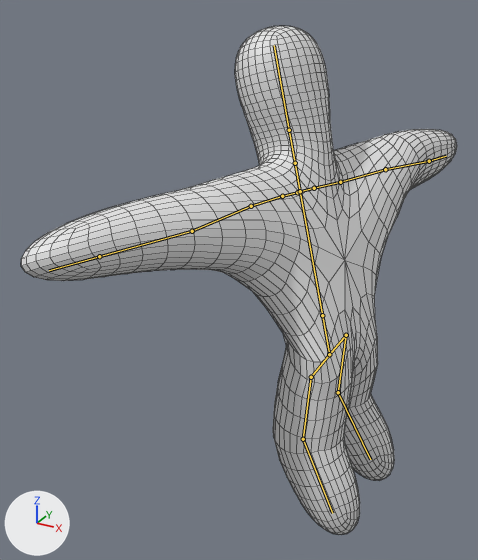
The FBX model Eska-p/Assets/Prefabs/Accesibilidad.fbx, before and after one commit.
One viewpoint serves both versions: a 50 mm camera at (4.83, -13.49, 10.53) aimed at (-2.37, -0.4, 3.98). Arrows for +X, +Y and +Z are at lower left; the lights stay in place. The older version comes first. Both versions are drawn at frame 24 of the action 'Esqueleto|Caminar'; the numbers are the values there. The bones that change, and the others that lie on the model, are drawn over the model as lines. Mesh edges are drawn as thin lines.

Names of what the first picture shows: 'Cubo.001'.
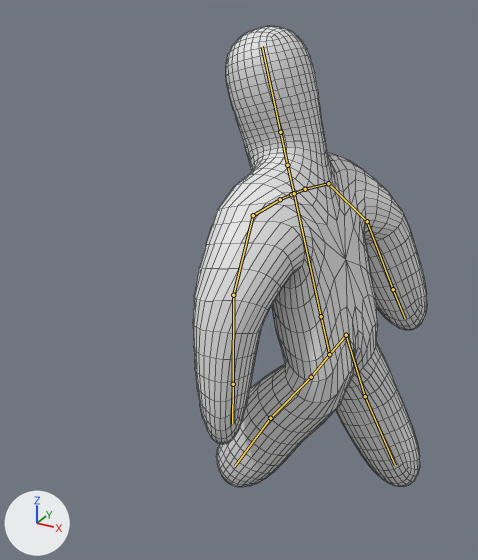
Changed parts and their boxes [x1, y1, x2, y2] in the pictures (478 x 560 px):
'Cubo.001', posed (46% narrower, 9% shorter)
    before: [21, 26, 457, 535]
    after: [193, 26, 427, 487]
bone 'Hueso', root to tip
    before: (329, 354) to (322, 315)
    after: (329, 354) to (321, 316)
bone 'Hueso.003', root to tip
    before: (314, 188) to (340, 182)
    after: (305, 189) to (328, 183)
bone 'Hueso.004', root to tip
    before: (340, 182) to (385, 169)
    after: (328, 183) to (367, 221)
bone 'Hueso.005', root to tip
    before: (385, 169) to (429, 161)
    after: (367, 221) to (393, 289)
bone 'Hueso.014', root to tip
    before: (282, 196) to (251, 206)
    after: (280, 199) to (253, 215)
bone 'Hueso.015', root to tip
    before: (251, 206) to (192, 231)
    after: (253, 215) to (233, 295)
bone 'Hueso.016', root to tip
    before: (192, 231) to (99, 256)
    after: (233, 295) to (233, 384)
bone 'Hueso.008', root to tip
    before: (346, 335) to (338, 392)
    after: (346, 335) to (365, 396)
bone 'Hueso.009', root to tip
    before: (338, 392) to (370, 459)
    after: (365, 396) to (395, 465)
bone 'Hueso.011', root to tip
    before: (311, 377) to (303, 439)
    after: (311, 377) to (270, 418)
bone 'Hueso.012', root to tip
    before: (303, 439) to (332, 513)
    after: (270, 418) to (235, 466)

What the commit changed:
Bone 'Hueso' (bone_hueso) turns from (-6, -19, 18) to (-3, -9, 17) degrees about its own x, y and z.
Bone 'Hueso.003' (bone_hueso_003) turns from (-2, -24, 3) to (-5, -26, 0) degrees about its own x, y and z.
Bone 'Hueso.004' (bone_hueso_004) turns from (0, 4, -4) to (-43, 19, 1) degrees about its own x, y and z.
Bone 'Hueso.005' (bone_hueso_005) turns from (-2, -24, 5) to (-31, -15, 13) degrees about its own x, y and z.
Bone 'Hueso.014' (bone_hueso_014) turns from (-2, 0, 0) to (-7, 11, -5) degrees about its own x, y and z.
Bone 'Hueso.015' (bone_hueso_015) turns from (3, -4, 3) to (-18, 20, 44) degrees about its own x, y and z.
Bone 'Hueso.016' (bone_hueso_016) turns from (-7, 10, -6) to (-17, 21, 12) degrees about its own x, y and z.
Bone 'Hueso.007' (bone_hueso_007) turns from (0, -28, 0) to (0, 27, 0) degrees about its own x, y and z.
Bone 'Hueso.008' (bone_hueso_008) turns from (0, 0, 31) to (0, 0, -48) degrees about its own x, y and z.
Bone 'Hueso.009' (bone_hueso_009) turns from (0, 0, -33) to (0, 0, -7) degrees about its own x, y and z.
Bone 'Hueso.010' (bone_hueso_010) turns from (0, -31, 0) to (0, 28, 0) degrees about its own x, y and z.
Bone 'Hueso.011' (bone_hueso_011) turns from (0, 0, -28) to (0, 0, 62) degrees about its own x, y and z.
Bone 'Hueso.012' (bone_hueso_012) turns from (0, 0, -28) to (0, 0, -5) degrees about its own x, y and z.
